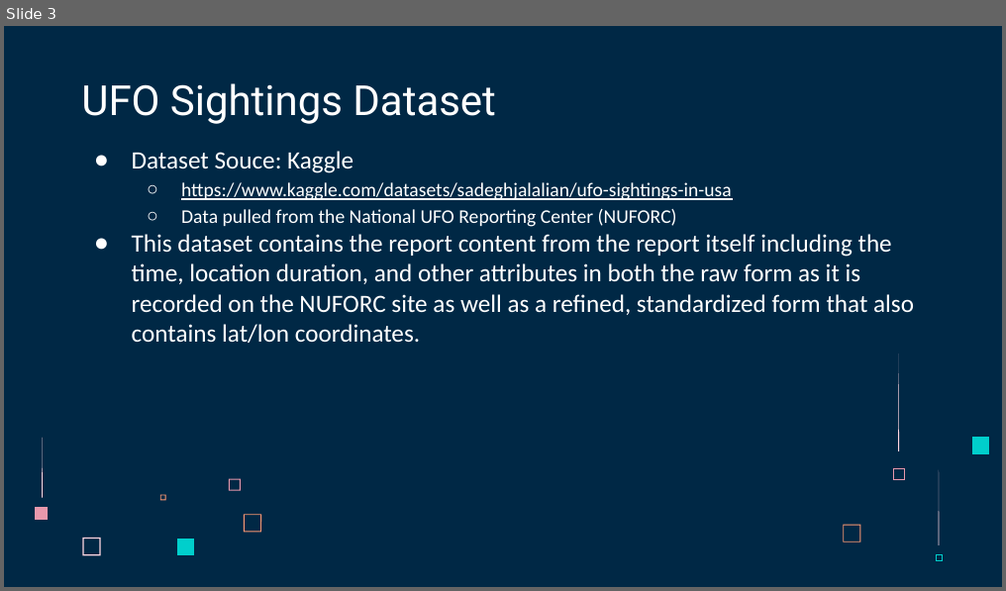
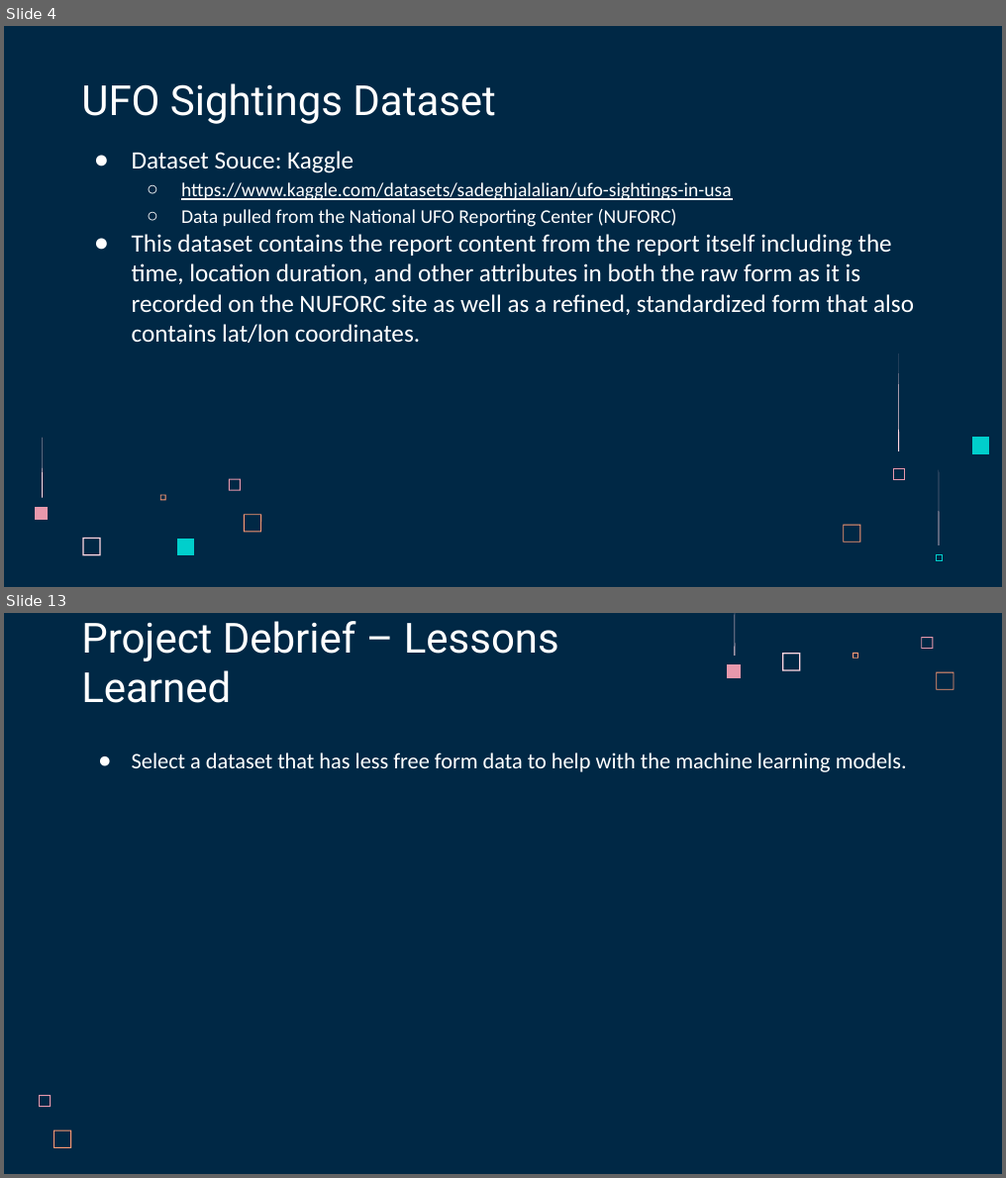
Before and after one commit to acegal1/Group1_Final_Project, a slide deck: _Group 1 Final Project Presentation - UFO Sightings in Arizona.pptx. Shown one above the other, each under a label of ours: slide 3 before the commit, slides 4 and 13 after it; the slides between them are not shown. The pictures are 1006x591 and 1006x1178 pixels, drawn with LibreOffice and Linux fonts; fonts in the diff are those of the drawing. Boxes give left, top, right and bottom in pixels: in the first picture for what was removed or moved away, otherwise in the second. Text is boxed around its words. In the diff, an @@ line names an element or a change of style, - is before the commit and + after.

```diff
--- a/_Group 1 Final Project Presentation - UFO Sightings in Arizona.pptx
+++ b/_Group 1 Final Project Presentation - UFO Sightings in Arizona.pptx
@@ slide 13 added at [4,613,1002,1174], background #002845 @@
@@ title added at [81,621,559,703], 30 pt, text #FFFFFF @@
+Project Debrief – Lessons Learned
@@ freeform shape added at [735,613,736,656], fill #FFD6E1 @@
@@ freeform shape added at [921,637,933,649], fill #E898AC @@
@@ freeform shape added at [728,664,741,678], fill #E898AC @@
@@ freeform shape added at [782,653,800,670], fill #FFD6E1 @@
@@ freeform shape added at [852,653,858,659], fill #FF9973 @@
@@ freeform shape added at [936,671,954,690], fill #FF9973 @@
@@ text added at [132,753,907,772], 16 pt, text #FFFFFF @@
+● Select a dataset that has less free form data to help with the machine learning models.
@@ freeform shape added at [39,1095,51,1107], fill #E898AC @@
@@ freeform shape added at [54,1131,72,1149], fill #FF9973 @@
@@ what was slide 3 is now slide 4 @@
```
Also in this commit, not shown: 4 slides changed, 9 other slides added, 3 other files.
